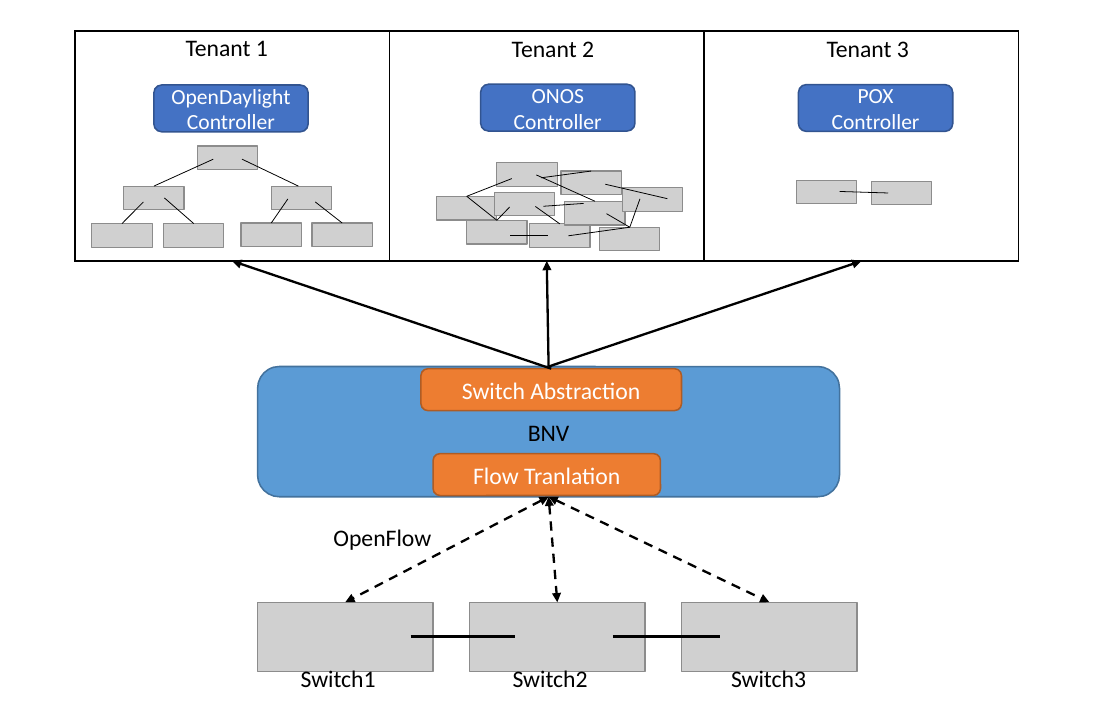
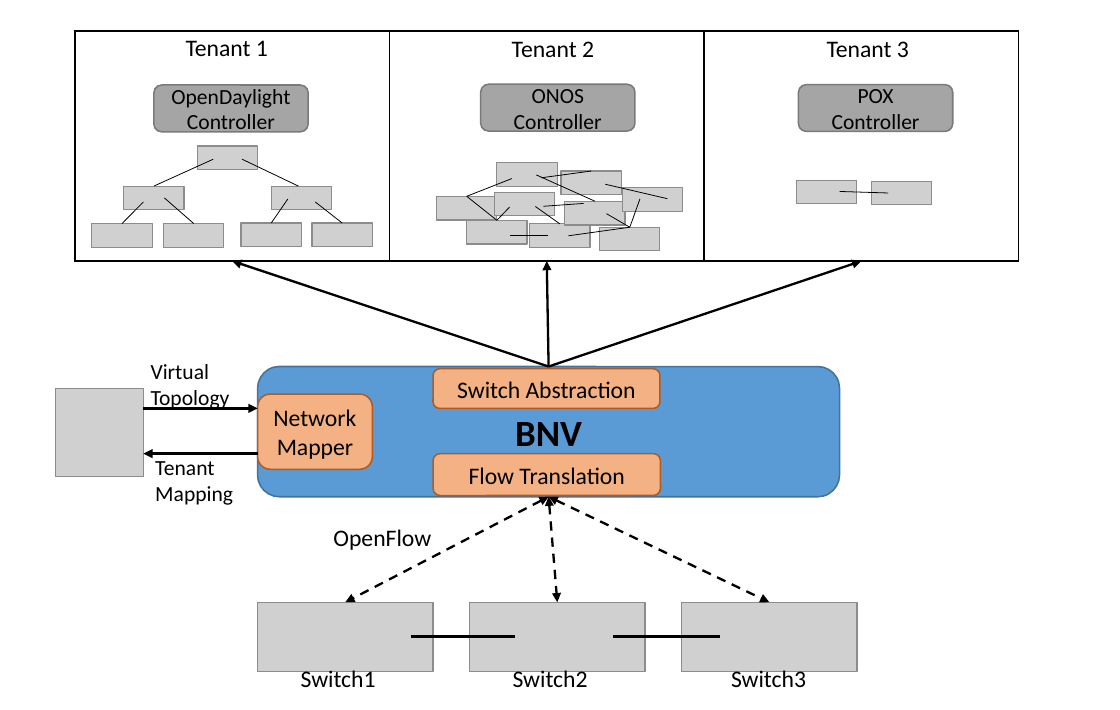
Before and after one commit to praveingk/bnvmapper, a slide deck: slide 1 of Diagrams/system_overview.pptx. Drawn at 1120x710 pixels with LibreOffice and Linux fonts; fonts in the diff are those of the drawing; grey boxes stand for pictures. Boxes give left, top, right and bottom in pixels: in the first picture for what was removed or moved away, otherwise in the second. Text is boxed around its words. In the diff, an @@ line names an element or a change of style, - is before the commit and + after.

```diff
--- a/Diagrams/system_overview.pptx
+++ b/Diagrams/system_overview.pptx
@@ text colour #FFFFFF to #000000; fill #4472C4 to #A5A5A5; outline #325491 1 pt to #7A7A7A 1 pt in 3 elements at bbox=[154, 85, 308, 132], bbox=[481, 84, 635, 131], bbox=[798, 84, 953, 131] @@
@@ picture added at bbox=[55, 388, 143, 476] @@
@@ text added at bbox=[151, 364, 230, 410], 14 pt, text #000000 @@
+Virtual Topology
@@ rounded rectangle "BNV" at bbox=[257, 366, 839, 496]: size 15.4 to 24 pt, bold on @@
@@ rounded rectangle "Switch Abstraction": place and size @@
-rounded rectangle "Switch Abstraction" at bbox=[421, 368, 682, 410]
+rounded rectangle "Switch Abstraction" at bbox=[434, 368, 661, 408]
@@ rounded rectangle "Switch Abstraction" at bbox=[434, 368, 661, 408]: text colour #FFFFFF to #000000; fill #ED7D31 to #F4B183 @@
@@ arrow added from (143, 408) to (257, 408), #000000 1.5 pt @@
@@ rounded rectangle added at bbox=[257, 394, 371, 469], fill #F4B183, outline #AF5C24 1 pt, 15.4 pt, text #000000 @@
+Network Mapper
@@ arrow added from (257, 454) to (143, 454), #000000 1.5 pt @@
@@ text added at bbox=[155, 461, 233, 505], 14 pt, text #000000 @@
+Tenant Mapping
@@ rounded rectangle "Flow Translation" at bbox=[434, 454, 661, 496]: fill #ED7D31 to #F4B183 @@
@@ text in rounded rectangle at bbox=[469, 467, 624, 484]: text changed; text colour #FFFFFF to #000000 @@
-Flow Tranlation
+Flow Translation
```
Also in this commit, not shown: 11 other files.
